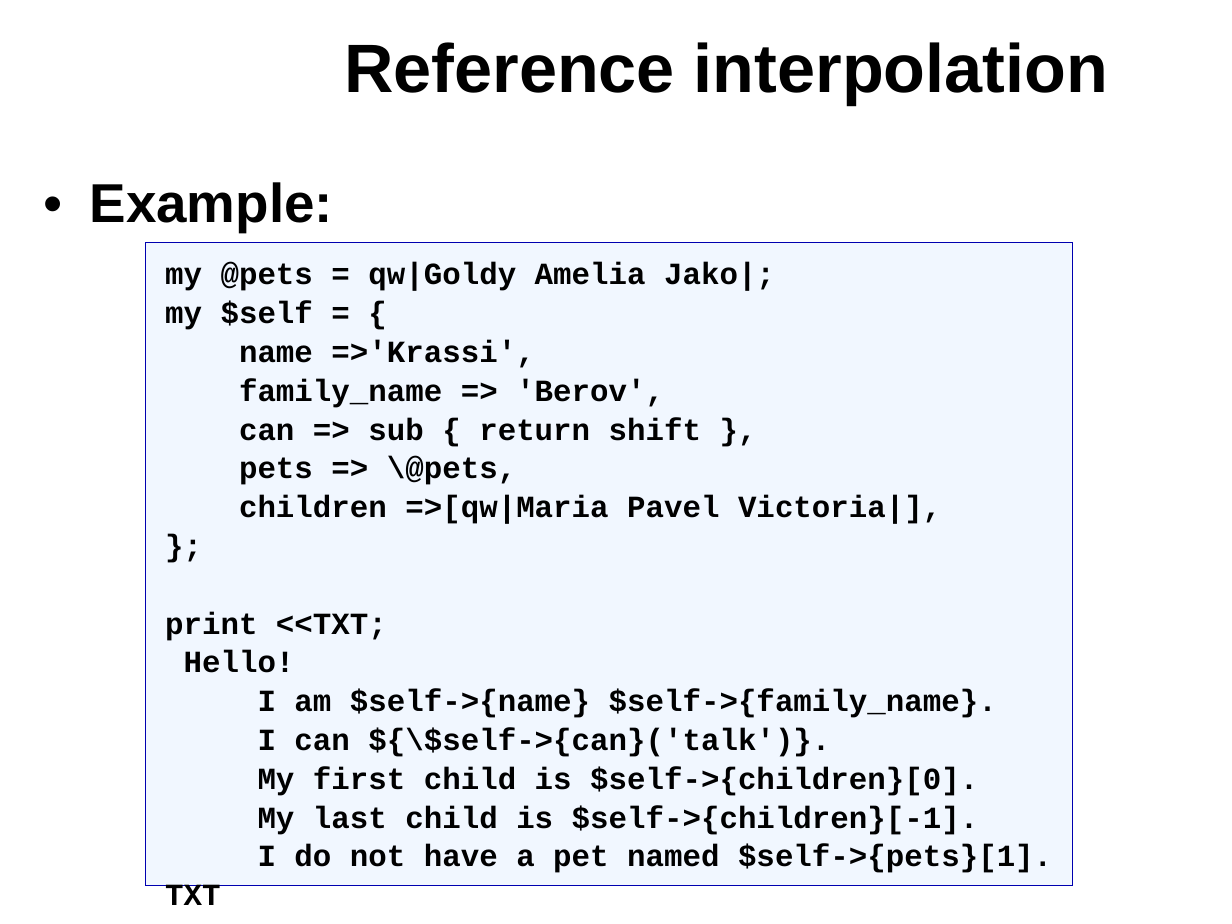
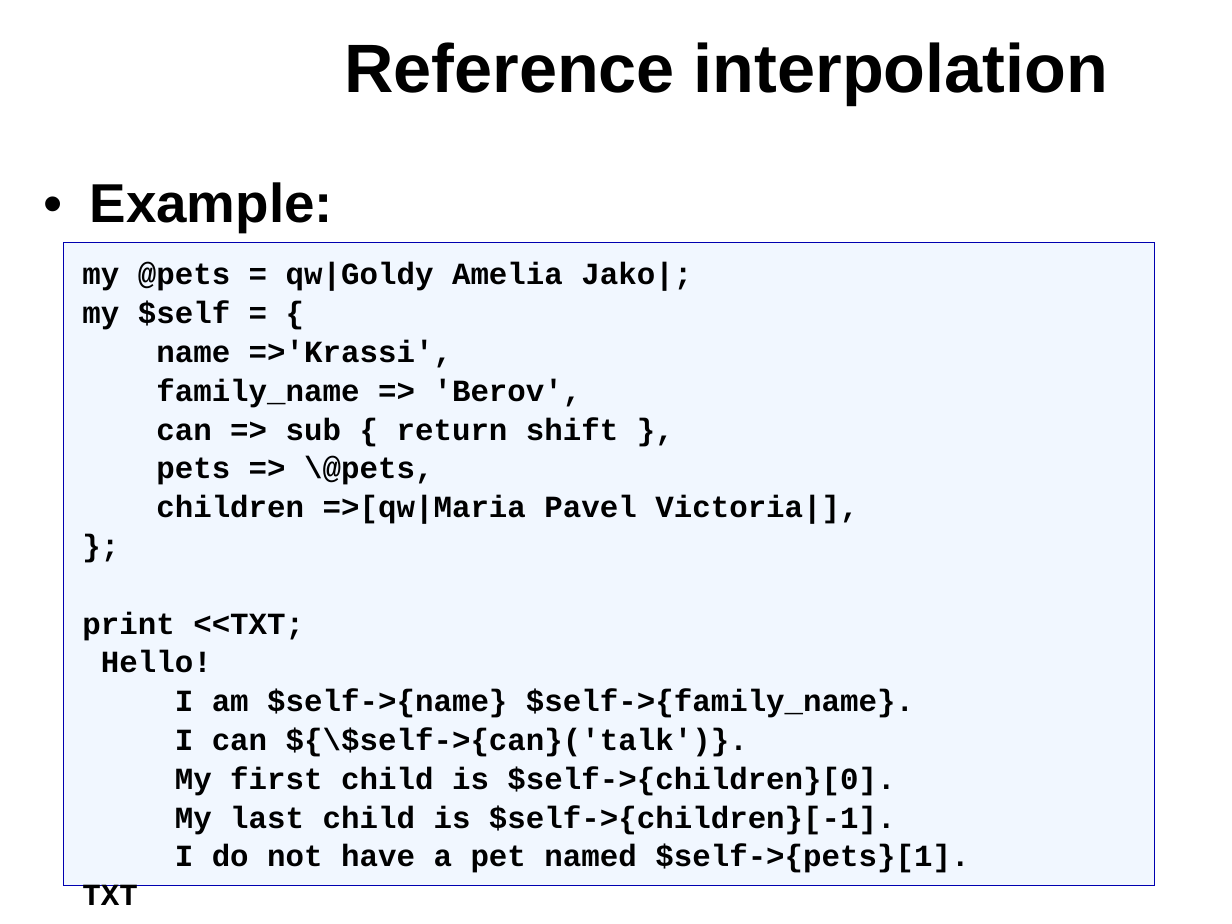
Before and after one commit to kberov/PerlProgrammingCourse, a slide deck: slide 10 of 08_references.odp. Drawn at 1232x924 pixels with LibreOffice and Linux fonts; fonts in the diff are those of the drawing; background and template pictures are left out. Boxes give left, top, right and bottom in pixels: in the first picture for what was removed or moved away, otherwise in the second. Text is boxed around its words. In the diff, an @@ line names an element or a change of style, - is before the commit and + after.

Commit message:
references updated

```diff
--- a/08_references.odp
+++ b/08_references.odp
@@ rectangle "my @pets = qw|Goldy Amelia ...": place and size @@
-rectangle "my @pets = qw|Goldy Amelia ..." at [145,243,1072,886]
+rectangle "my @pets = qw|Goldy Amelia ..." at [63,243,1154,886]
```
Also in this commit, not shown: 7 other slides changed.
